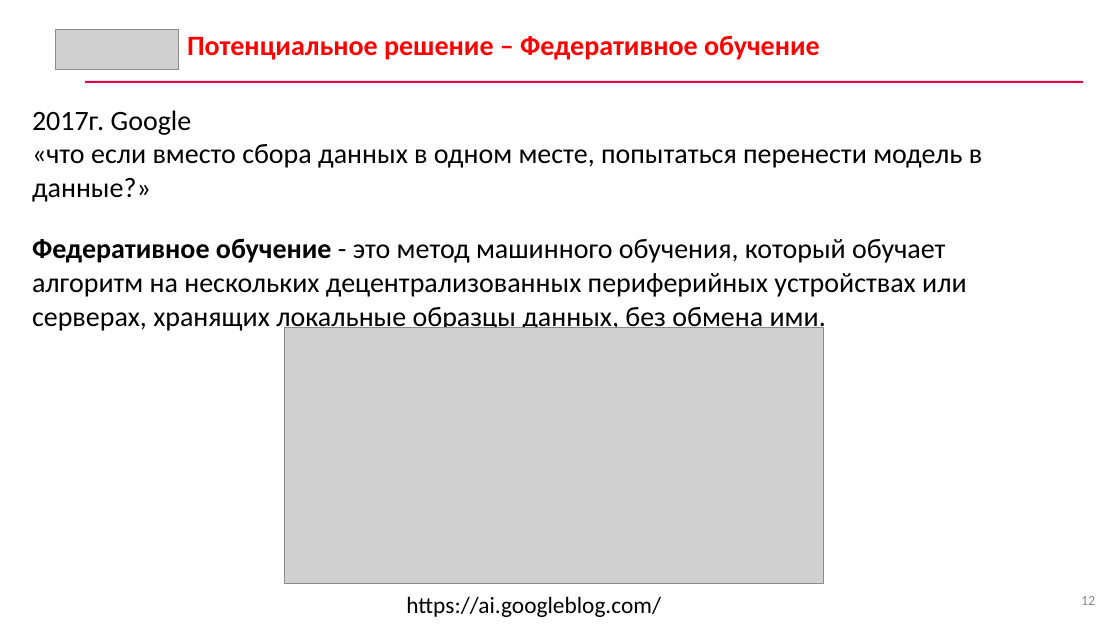
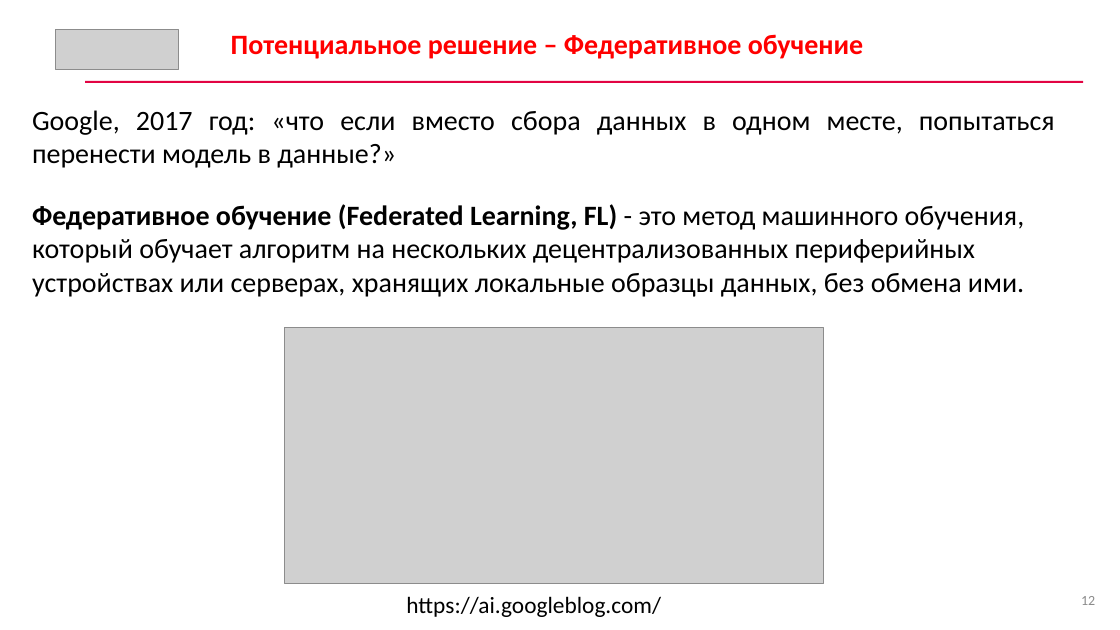
Before and after one commit to CyberLympha/AI-for-IS-Course, a slide deck: slide 12 of Лекции/Проблема конфиденциальности данных при использовании ML.pptx. Drawn at 1120x630 pixels with LibreOffice and Linux fonts; fonts in the diff are those of the drawing; grey boxes stand for pictures. Boxes give left, top, right and bottom in pixels: in the first picture for what was removed or moved away, otherwise in the second. Text is boxed around its words. In the diff, an @@ line names an element or a change of style, - is before the commit and + after.

```diff
--- a/Лекции/Проблема конфиденциальности данных при использовании ML.pptx
+++ b/Лекции/Проблема конфиденциальности данных при использовании ML.pptx
@@ text "Потенциальное решение – Федеративное обучение": place and size @@
-text "Потенциальное решение – Федеративное обучение" at [187, 35, 820, 60]
+text "Потенциальное решение – Федеративное обучение" at [231, 34, 864, 59]
@@ text at [32, 110, 1055, 297]: text changed @@
-2017г. Google
-«что если вместо сбора данных в одном месте, попытаться перенести модель в данные?»
-Федеративное обучение - это метод машинного обучения, который обучает алгоритм на нескольких децентрализованных периферийных устройствах или серверах, хранящих локальные образцы данных, без обмена ими.
+Google, 2017 год: «что если вместо сбора данных в одном месте, попытаться перенести модель в данные?»
+Федеративное обучение (Federated Learning, FL) - это метод машинного обучения, который обучает алгоритм на нескольких децентрализованных периферийных устройствах или серверах, хранящих локальные образцы данных, без обмена ими.
```
Also in this commit, not shown: 3 other slides changed.
